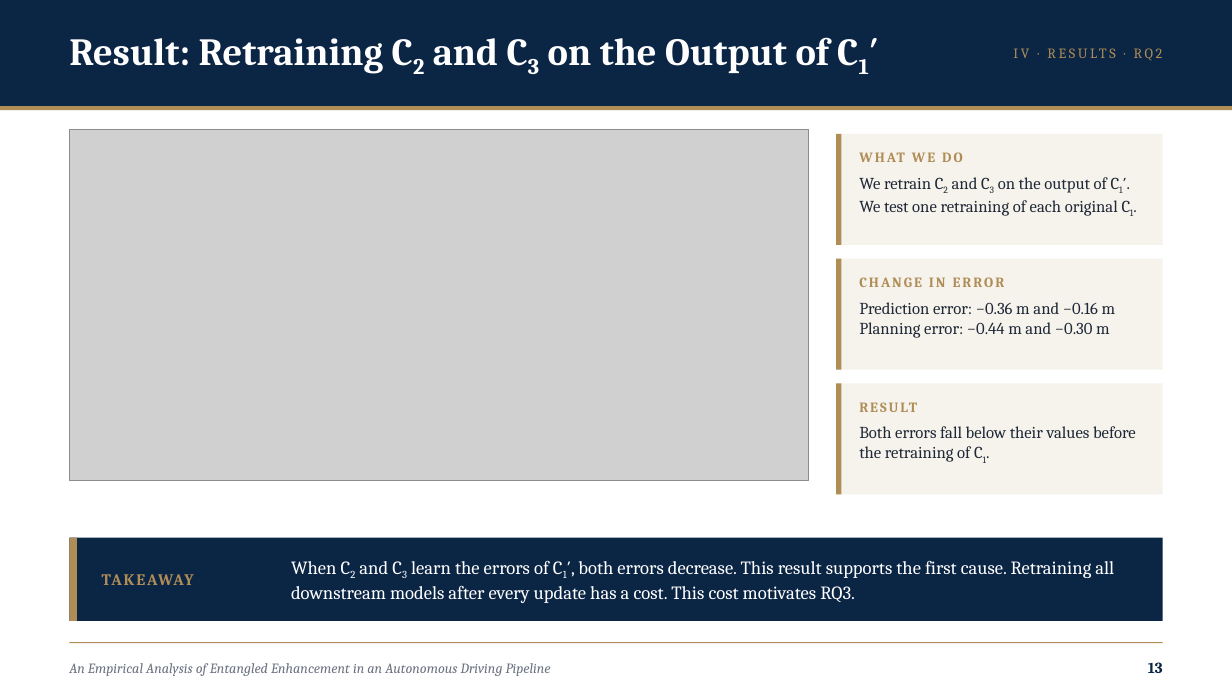
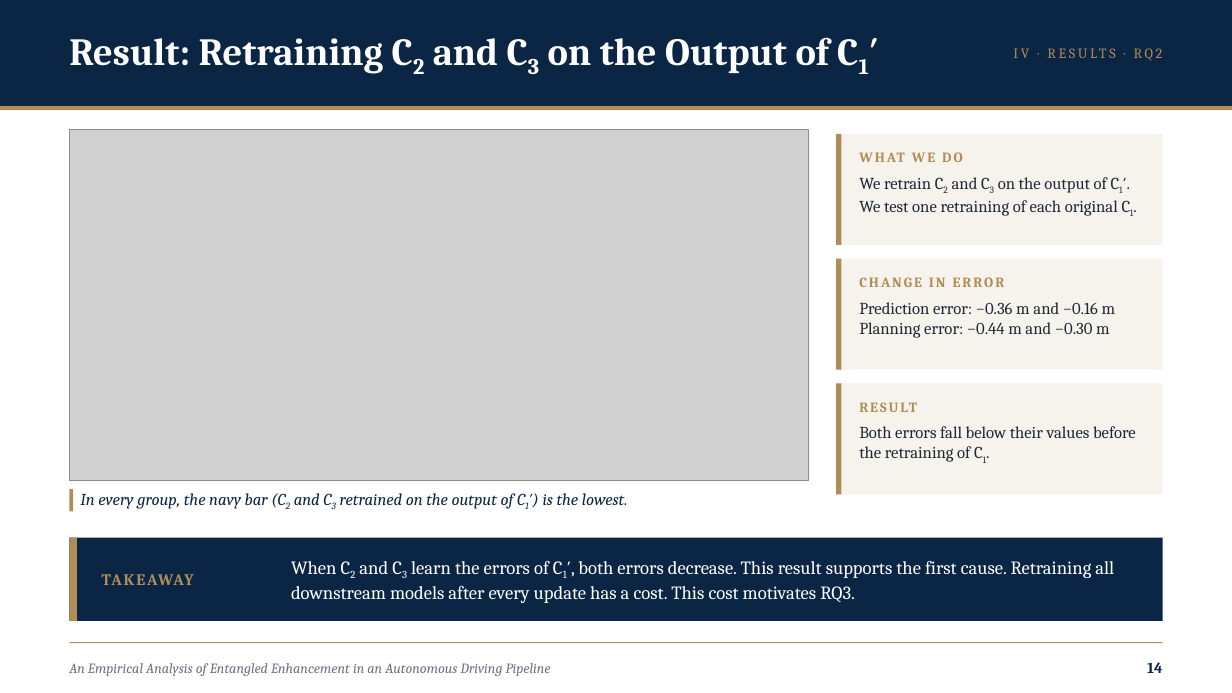
Before and after one commit to RashedIfty/LabSD, a slide deck: slide 14 of Presentations/CS presentation/CS_presentation_IFTY.pptx (slide 13 before the commit). Drawn at 1232x693 pixels with LibreOffice and Linux fonts; fonts in the diff are those of the drawing; grey boxes stand for pictures. Boxes give left, top, right and bottom in pixels: in the first picture for what was removed or moved away, otherwise in the second. Text is boxed around its words. In the diff, an @@ line names an element or a change of style, - is before the commit and + after.

```diff
--- a/Presentations/CS presentation/CS_presentation_IFTY.pptx
+++ b/Presentations/CS presentation/CS_presentation_IFTY.pptx
@@ rectangle added at (69,489,73,511), fill #B08D57 @@
@@ text added at (80,493,628,509), 13 pt, text #0B2545, italic @@
+In every group, the navy bar (C2 and C3 retrained on the output of C1′) is the lowest.
@@ text at (1147,662,1163,673): text changed @@
-13
+14
```
Also in this commit, not shown: 16 other slides changed, 2 slides added, 13 other files.
